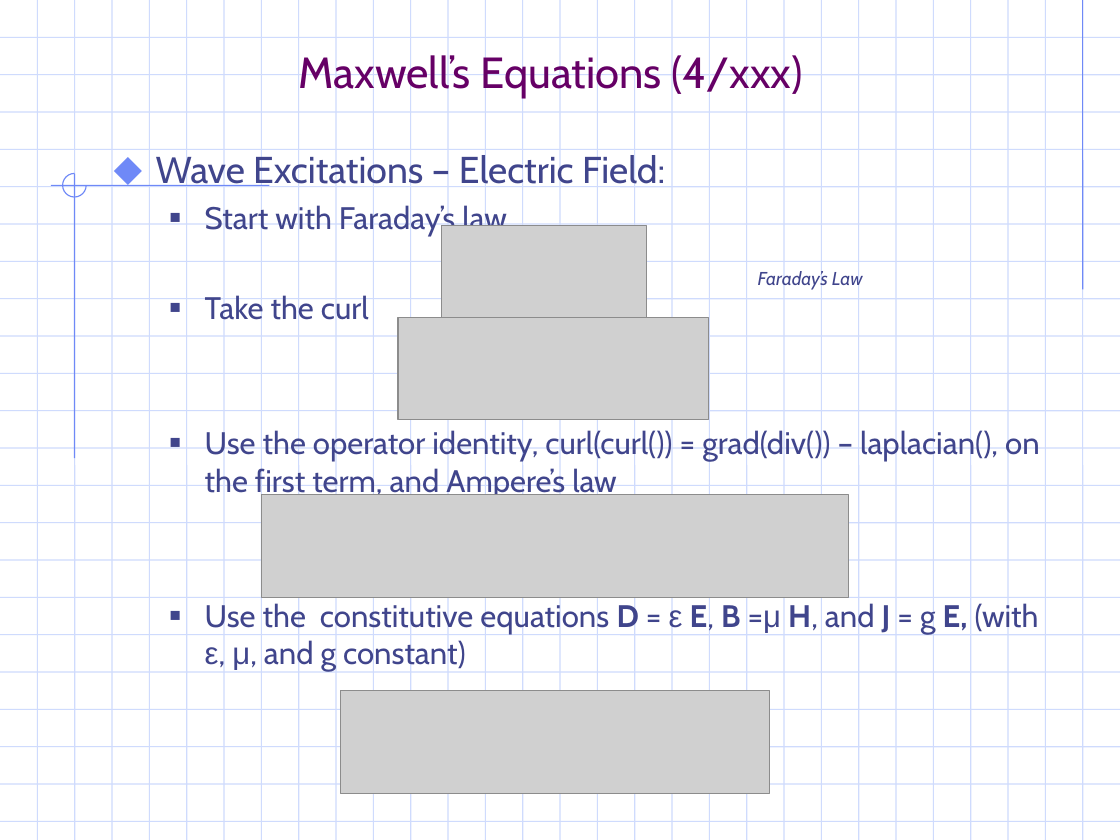
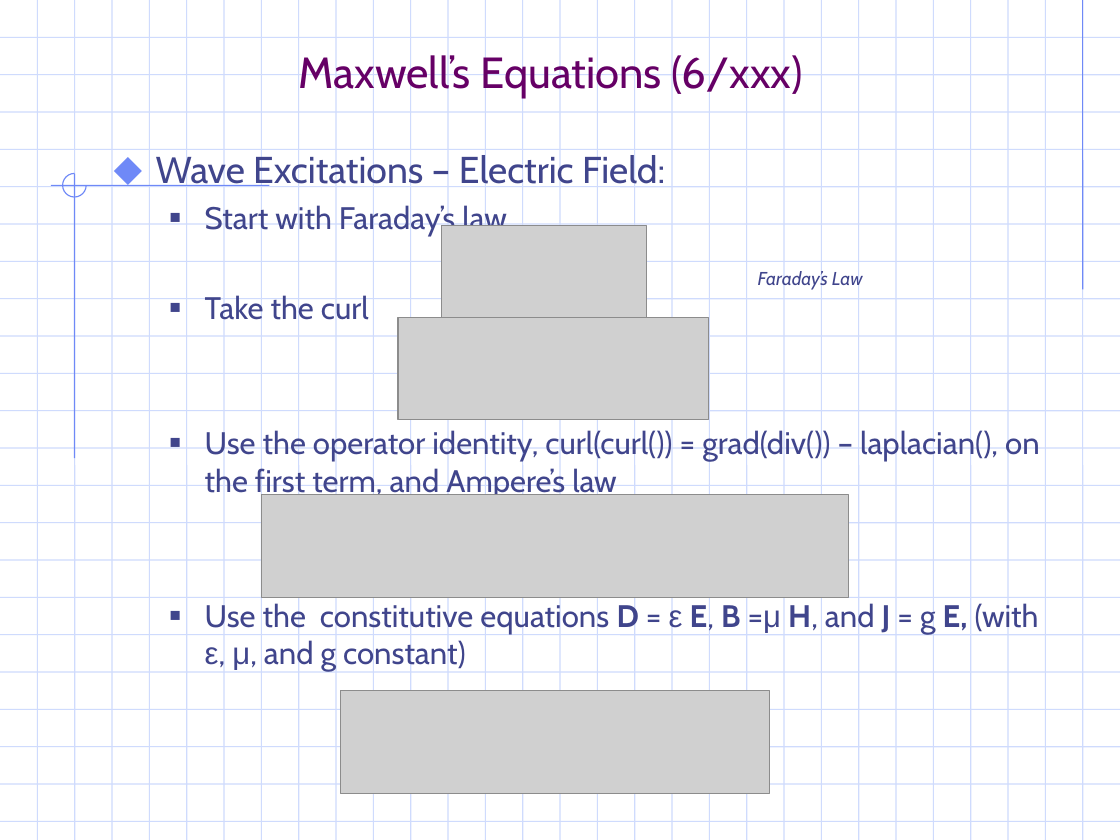
Before and after one commit to gravmath/Projects, a slide deck: slide 17 of PowerPoint/EM_notes.ppt (slide 8 before the commit). Drawn at 1120x840 pixels with LibreOffice and Linux fonts; fonts in the diff are those of the drawing; grey boxes stand for pictures; background and template pictures are left out. Boxes give left, top, right and bottom in pixels: in the first picture for what was removed or moved away, otherwise in the second. Text is boxed around its words. In the diff, an @@ line names an element or a change of style, - is before the commit and + after.

```diff
--- a/PowerPoint/EM_notes.ppt
+++ b/PowerPoint/EM_notes.ppt
@@ title at (x1=299, y1=51, x2=803, y2=98): text changed @@
-Maxwell’s Equations (4/xxx)
+Maxwell’s Equations (6/xxx)
```
Also in this commit, not shown: 7 other slides changed, 8 slides added, 11 other files.
